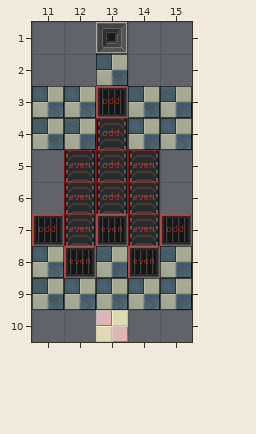
Level history. Tiled map: assets/maps/level0-2.tmx. Above is the file before it was changed.
Cells are 32x32 px. Shown: x 11..15, y 1..10.
New version:
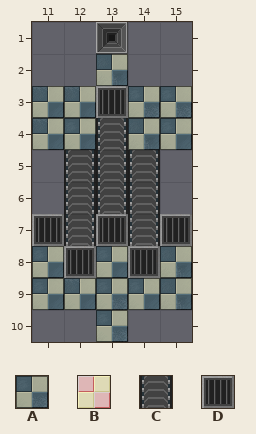
Key: from "new_level_tiles": A 5 "LogicTile", B 9 "LogicTile", C 12 "LogicTile", D 16 "LogicTile".
_ is an empty cell, # one hidden under a higher layer.
Tiles of an added or newly shown layer are drawn over the layers below it.
Changes in this commit:
layer "level/activators" opacity 49% -> 100%
Layer "level/logic":
y 3: x 13 D -> #
y 4: x 13 C -> #
y 5..6: x 12..14 CCC -> ###
y 7: x 11..15 DCDCD -> #####
y 8: x 12 D -> #; x 14 D -> #
y 10: x 13 B -> #
Layer "graphics" (added):
y 3: x 13 _ -> D
y 4: x 13 _ -> C
y 5..6: x 12..14 ___ -> CCC
y 7: x 11..15 _____ -> DCDCD
y 8: x 12 _ -> D; x 14 _ -> D
y 10: x 13 _ -> A
